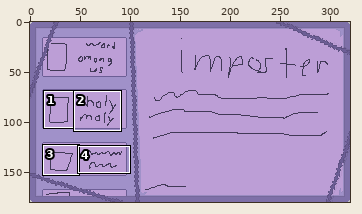
Pixel-art file -- Aseprite WIP/inventory box.aseprite. Above: a wide view before the commit, with the close-up outlined.
Close-up. Before the edit:
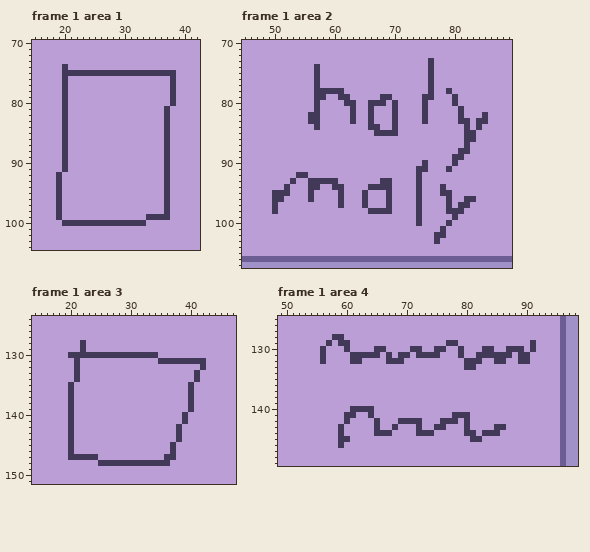
320x180 pixels, 5 frames. Colours within 5 levels of each other are drawn and written as one. Shown: frame 1 area 1: x 15..42, y 70..104; frame 1 area 2: x 45..89, y 70..107; frame 1 area 3: x 14..47, y 124..151; frame 1 area 4: x 49..98, y 125..149. The commit also changed other frames or places, which this record leaves out.
And afterwards:
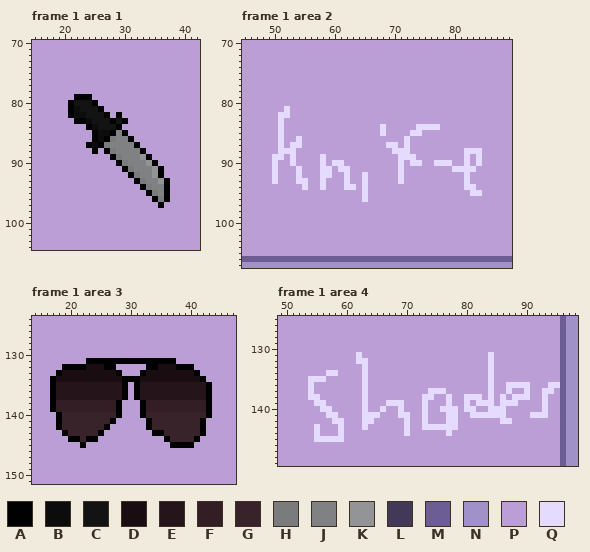
Palette (. is transparent): A #010101  B #0c0c0c  C #131313  D #190d11  E #25151a  F #321e24  G #38232a  H #7a7b7c  J #808183  K #939495  L #413957  M #6c5e95  N #a091c9  P #bc9ed6  Q #e4dbff
Change:
layer "text" removed
Changed rows in their new state; - is an unchanged pixel.
Frame 1 area 1:
first column x 19:
 74 -P------------------
 75 -PPPPPPPPPPPPPPPPPPP
 76 -P-----------------P
 77 -P-----------------P
 78 -P-----------------P
 79 -P-AAA-------------P
 80 -PACCCA------------P
 81 -PABCCCA----------P-
 82 -PABBCCCA-A-------P-
 83 -P-AABCCCACA------P-
 84 -P---ABCCCA-------P-
 85 -P----ABBAJA------P-
 86 -P----ABAHJJA-----P-
 87 -P---ABAHJJJJA----P-
 88 -P----A-AHJJJJA---P-
 89 -P-------AHJJJKA--P-
 90 -P--------AHJJJKA-P-
 91 -P---------AHJJJKAP-
 92 P-----------AHJJKAP-
 93 P------------AHJJKA-
 94 P-------------AHJJA-
 95 P--------------AHJA-
 96 P---------------AHA-
 97 P----------------AP-
 98 P-----------------P-
 99 P--------------PPPP-
100 -PPPPPPPPPPPPPP-----
Frame 1 area 2:
first column x 50:
 73 --------------------------P---------
 74 -------P------------------P---------
 75 -------P------------------P---------
 76 -------P------------------P---------
 77 -------P------------------P---------
 78 -------PPPPP--------------P--P------
 79 -------PP--PP-----PP-----PP---P-----
 80 -------P----PP--PPP-P----P----P-----
 81 --Q----P-----P--P---P----P-----P----
 82 -QQ---PP-----P--P---P----P-----P---P
 83 -Q----PP-----P--P---P----P-----PP-PP
 84 -Q-----P--------PPQ-P---QQQQ----P-P-
 85 -Q---------------PQPP--QQ-------PP--
 86 -Q--Q-----------------Q---------PP--
 87 -Q-QQ--------------QQ-Q---------P---
 88 -QQQ----------------QQQ--------PQQQ-
 89 QQ-Q----Q------------QQQ------PPQ-Q-
 90 Q--Q----Q-QQ---------Q-QQP-QQQP-Q-Q-
 91 Q---Q---QQ-QQ--------Q--PP---PQQQQ--
 92 Q---QP--QQ--Q--Q-----Q--P-------Q---
 93 Q--PQQPPQPP-Q--Q--PP-Q--P-------Q---
 94 --P--QPPQ-PPQQ-QPPPP----P---P---QQ--
 95 PPP---P----P---Q---P----P---PP---QQ-
 96 PP----P----P---Q---P----P----P--PP--
 97 P----------P---P---P----P----P-PP---
 98 P---------------PPPP----P----PPP----
 99 ------------------------P-----P-----
100 ------------------------P----P------
101 ----------------------------P-------
102 ---------------------------PP-------
103 ---------------------------P--------
Frame 1 area 3:
first column x 17:
128 -----P---------------------
129 -----P---------------------
130 ---PPPPPPPPPPPPPPP---------
131 ----P-AAAAAAAAAAAAAAAPPPPP-
132 --AAAADDDAA-----AADDDAAA-P-
133 -ADDDDDDDDDA---ADDDDDDDDA--
134 ADDDDDDDDDDDAAADDDDDDDDDDA-
135 AEEEEEEEEEEEA-AEEEEEEEEEEEA
136 AEEEEEEEEEEEA-AEEEEEEEEEEEA
137 AEEEEEEEEEEEA-AEEEEEEEEEEEA
138 AFFFFFFFFFFA---AFFFFFFFFFFA
139 AFFFFFFFFFFA---AFFFFFFFFFFA
140 -AGGGGGGGGGA---AGGGGGGGGGGA
141 -AGGGGGGGGA-----AGGGGGGGGA-
142 -AGGGGGGGA------AGGGGGGGGA-
143 --AGGGGGA--------AAGGGGGGA-
144 ---AAGAA-----------AGGGGA--
145 ---P-A--------------AAAA---
146 ---P----------------P------
147 ---PPPPP-----------PP------
148 --------PPPPPPPPPPPP-------
Frame 1 area 4:
first column x 54:
128 ----PP------------------------------------
129 ---P-PP----------------PP------------P----
130 --P---P----PP----PP--PP--P---PP--PPP-P----
131 --P----PQPPP-P-PP-PPPP---P--PPQPPP-PP-----
132 --P----PQQ---PPP----------PPP-QPP--PP-----
133 ---------Q----------------PP--Q-----------
134 ---QQ----Q--------------------Q-----------
135 QQQ------Q--------------------Q-----------
136 Q--------Q--------------------Q--QQQQ---QQ
137 Q--------Q----------QQQ-------Q--Q--Q--QQ-
138 QQ-------Q---------QQ--Q--QQQ-Q-Q-QQQ--Q--
139 -QQ------Q---QQQ---Q---Q--Q-QQQ-QQQ----Q--
140 --QQ---PPQP-Q--Q---Q--QQQ-QQ--QQQ------Q--
141 ---QQ-PP-QQQ---QQ--Q---QQPPQQQQQQ----QQQ--
142 ----QQP--QQP---PQPPQ--PQQ-P-----QQ--------
143 -Q---Q---Q-P--P-Q-PQQQQQQ-P----PP---------
144 -Q---Q-----PPP--Q-PPP--Q--PP-PPP----------
145 -QQQQQP--------------------PP-------------
146 -----P------------------------------------
Pixel boxes of the changes (left, top, right, bottom) in both close-ups:
changed: (56, 64, 176, 226)
changed: (272, 58, 488, 244)
changed: (50, 340, 212, 466)
changed: (308, 334, 560, 448)
